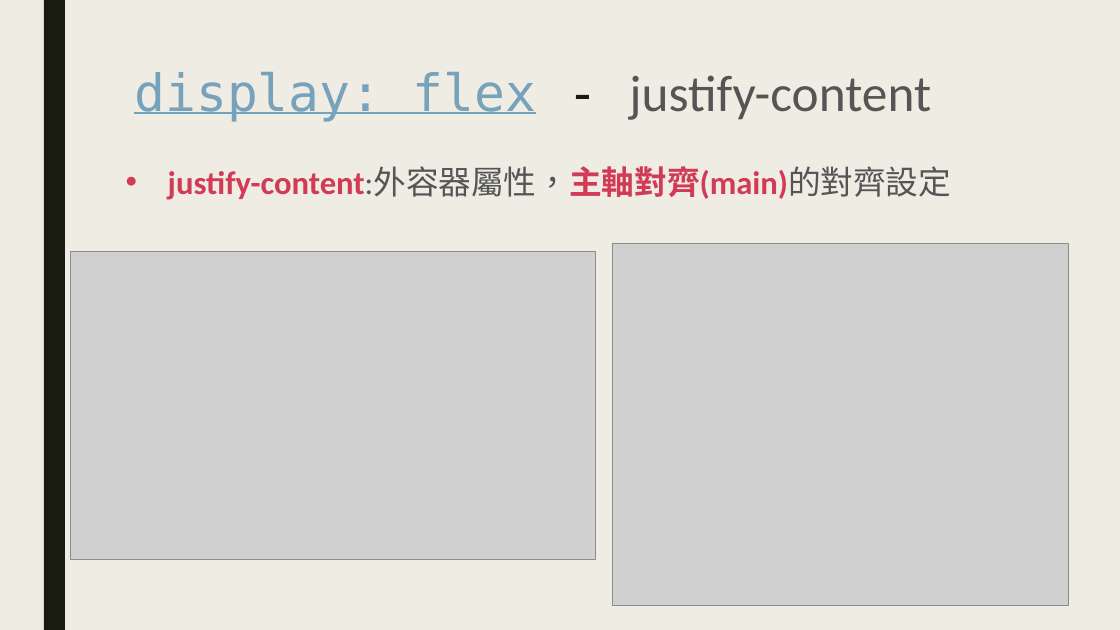
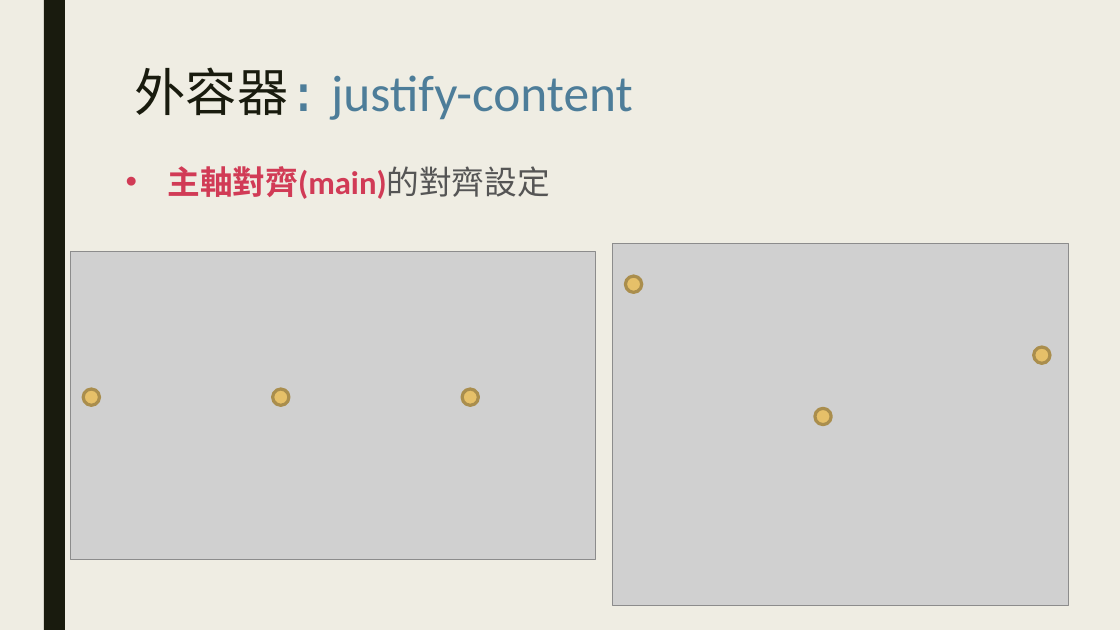
Before and after one commit to Alicexdcw/FrontEndTutorial, a slide deck: slide 18 of sidle-project-porfit.pptx (slide 10 before the commit). Drawn at 1120x630 pixels with LibreOffice and Linux fonts; fonts in the diff are those of the drawing; grey boxes stand for pictures. Boxes give left, top, right and bottom in pixels: in the first picture for what was removed or moved away, otherwise in the second. Text is boxed around its words. In the diff, an @@ line names an element or a change of style, - is before the commit and + after.

```diff
--- a/sidle-project-porfit.pptx
+++ b/sidle-project-porfit.pptx
@@ title at (x1=134, y1=67, x2=633, y2=120): text changed; text colour #555555 to #4D7D99 @@
-display: flex - justify-content
+外容器: justify-content
@@ text at (x1=168, y1=166, x2=550, y2=199): text changed @@
-• justify-content:外容器屬性，主軸對齊(main)的對齊設定
+• 主軸對齊(main)的對齊設定
@@ ellipse added at (x1=626, y1=276, x2=642, y2=292), fill #E6C069, outline #AA8E4E 2.75 pt @@
@@ ellipse added at (x1=1034, y1=347, x2=1050, y2=363), fill #E6C069, outline #AA8E4E 2.75 pt @@
@@ ellipse added at (x1=83, y1=389, x2=99, y2=405), fill #E6C069, outline #AA8E4E 2.75 pt @@
@@ ellipse added at (x1=273, y1=389, x2=289, y2=405), fill #E6C069, outline #AA8E4E 2.75 pt @@
@@ ellipse added at (x1=462, y1=389, x2=478, y2=405), fill #E6C069, outline #AA8E4E 2.75 pt @@
@@ ellipse added at (x1=815, y1=408, x2=831, y2=424), fill #E6C069, outline #AA8E4E 2.75 pt @@
```
Also in this commit, not shown: 5 other slides changed, 14 slides added.
